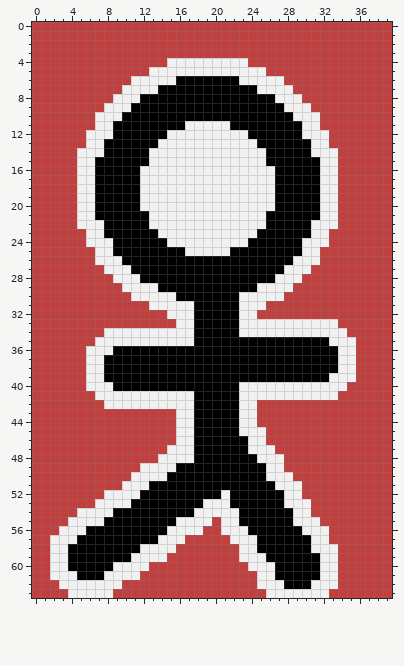
Pixel-art sprite, stored at textures/figure.png. That is the earlier state.
The file is 40x64 pixels.
Now the later version:
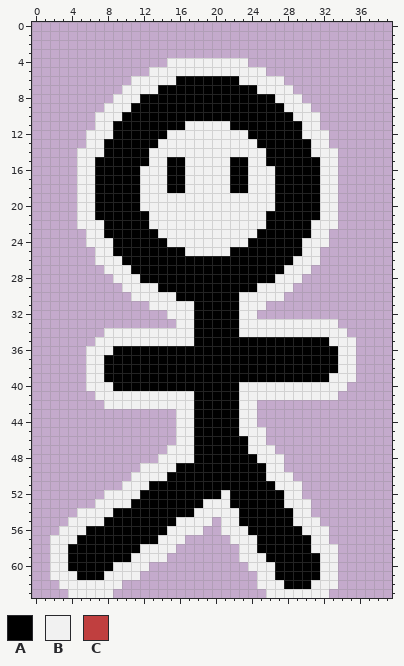
Palette (. is transparent): A #000000  B #f1f1f1  C #c03f3f
What changed:
The author changed colour B to colour A in rows 15 to 18 at x 15 to 16 and 22 to 23.
The author cleared colour C in rows 0 to 3 at x 0 to 39; in row 4 at x 0 to 14 and 24 to 39; in row 5 at x 0 to 12 and 26 to 39; in row 6 at x 0 to 10 and 28 to 39; in row 7 at x 0 to 9 and 29 to 39; in row 8 at x 0 to 8 and 30 to 39.
The author cleared colour C in row 9 at x 0 to 7 and 31 to 39; in rows 10 to 11 at x 0 to 6 and 32 to 39; in rows 12 to 13 at x 0 to 5 and 33 to 39; in rows 14 to 22 at x 0 to 4 and 34 to 39; in rows 23 to 24 at x 0 to 5 and 33 to 39; in rows 25 to 26 at x 0 to 6 and 32 to 39.
The author cleared colour C in row 27 at x 0 to 7 and 31 to 39; in row 28 at x 0 to 8 and 30 to 39; in row 29 at x 0 to 9 and 29 to 39; in row 30 at x 0 to 10 and 28 to 39; in row 31 at x 0 to 12 and 26 to 39; in row 32 at x 0 to 14 and 25 to 39.
The author cleared colour C in row 33 at x 0 to 15 and 34 to 39; in row 34 at x 0 to 7 and 35 to 39; in row 35 at x 0 to 6 and 36 to 39; in rows 36 to 39 at x 0 to 5 and 36 to 39; in row 40 at x 0 to 5 and 35 to 39; in row 41 at x 0 to 6 and 34 to 39.
The author cleared colour C in row 42 at x 0 to 7 and 25 to 39; in rows 43 to 44 at x 0 to 15 and 25 to 39; in rows 45 to 46 at x 0 to 15 and 26 to 39; in row 47 at x 0 to 14 and 27 to 39; in row 48 at x 0 to 13 and 28 to 39; in row 49 at x 0 to 11 and 28 to 39.
The author cleared colour C in row 50 at x 0 to 10 and 29 to 39; in row 51 at x 0 to 9 and 30 to 39; in row 52 at x 0 to 7 and 30 to 39; in row 53 at x 0 to 6 and 31 to 39; in row 54 at x 0 to 4 and 31 to 39; in row 55 at x 0 to 3, 20 and 32 to 39.
The author cleared colour C in row 56 at x 0 to 2, 19 to 20 and 33 to 39; in row 57 at x 0 to 1, 17 to 21 and 33 to 39; in row 58 at x 0 to 1, 16 to 22 and 34 to 39; in row 59 at x 0 to 1, 15 to 22 and 34 to 39; in row 60 at x 0 to 1, 13 to 23 and 34 to 39; in row 61 at x 0 to 1, 12 to 24 and 34 to 39.
The author cleared colour C in row 62 at x 0 to 2, 10 to 24 and 34 to 39; in row 63 at x 0 to 3, 9 to 25 and 33 to 39.
Boxes around the changes in both pictures, in picture pixels (x1, y1, x2, y2):
changed: (32, 22, 392, 598)
